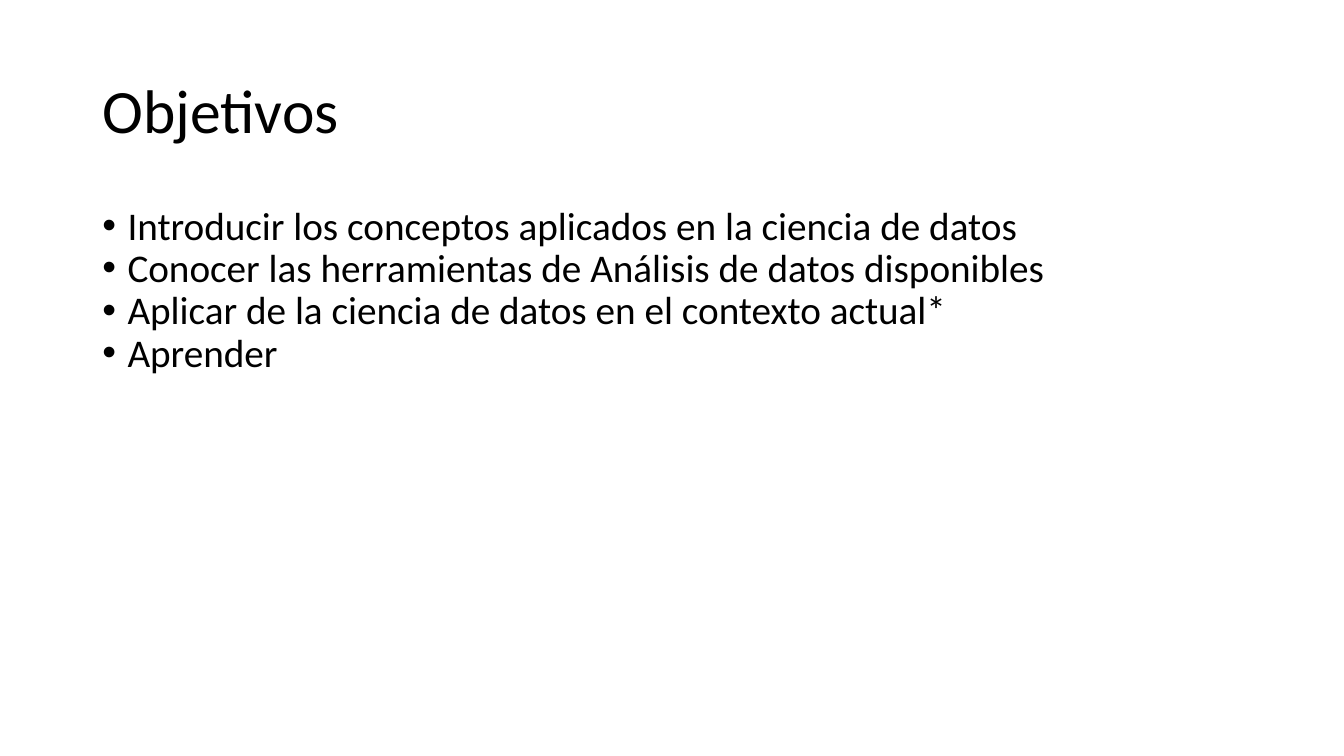
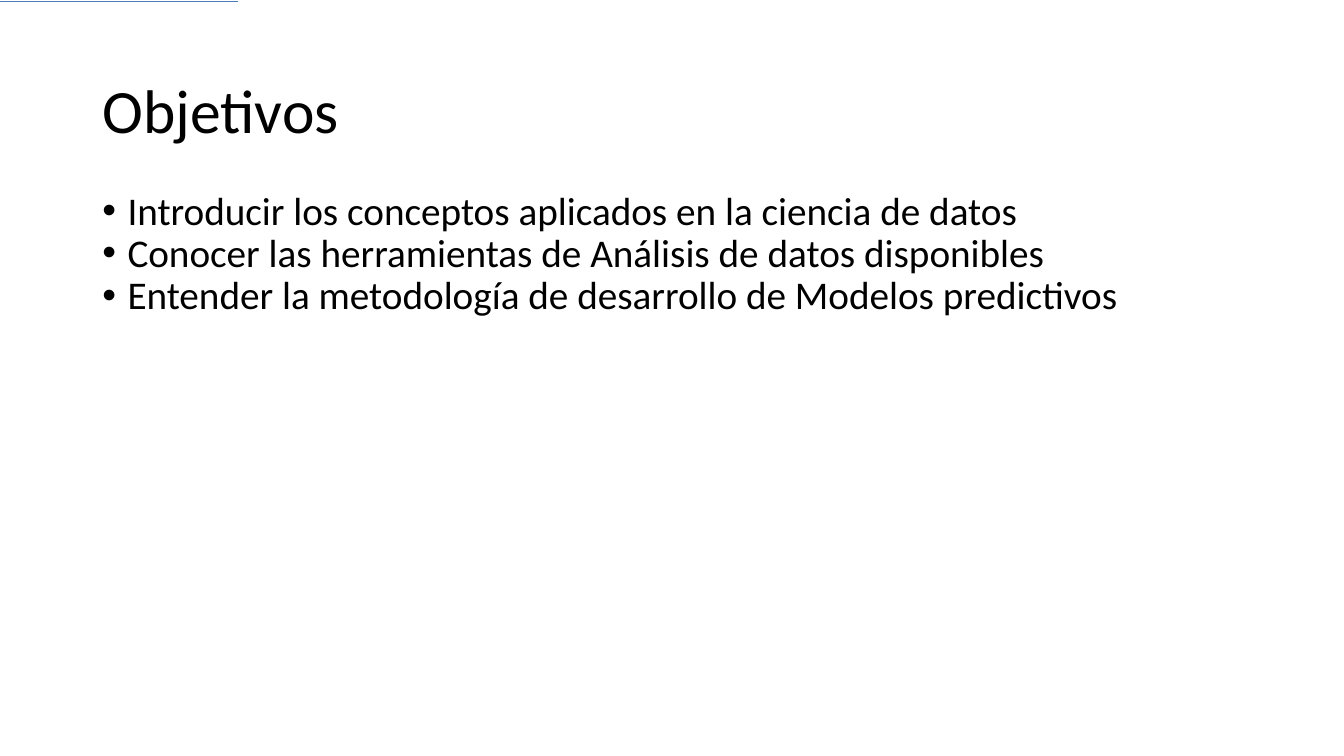
Before and after one commit to G94/CodeHunters_IntroduccionDS_01, a slide deck: slide 2 of Introducción al Análisis de Datos - 01.pptx. Drawn at 1344x756 pixels with LibreOffice and Linux fonts; fonts in the diff are those of the drawing. Boxes give left, top, right and bottom in pixels: in the first picture for what was removed or moved away, otherwise in the second. Text is boxed around its words. In the diff, an @@ line names an element or a change of style, - is before the commit and + after.

```diff
--- a/Introducción al Análisis de Datos - 01.pptx
+++ b/Introducción al Análisis de Datos - 01.pptx
@@ line added from (0, 2) to (238, 2), #4B7EBC 0.75 pt @@
@@ text "Introducir los conceptos aplicados en ...": place and size @@
-text "Introducir los conceptos aplicados en ..." at (128, 212, 1044, 374)
+text "Introducir los conceptos aplicados en ..." at (128, 197, 1117, 316)
@@ text at (128, 281, 1117, 316): text changed @@
-• Aplicar de la ciencia de datos en el contexto actual*
-• Aprender
+• Entender la metodología de desarrollo de Modelos predictivos
```
Also in this commit, not shown: 9 other slides changed, 8 slides added, 5 slides removed, 1 other file.
